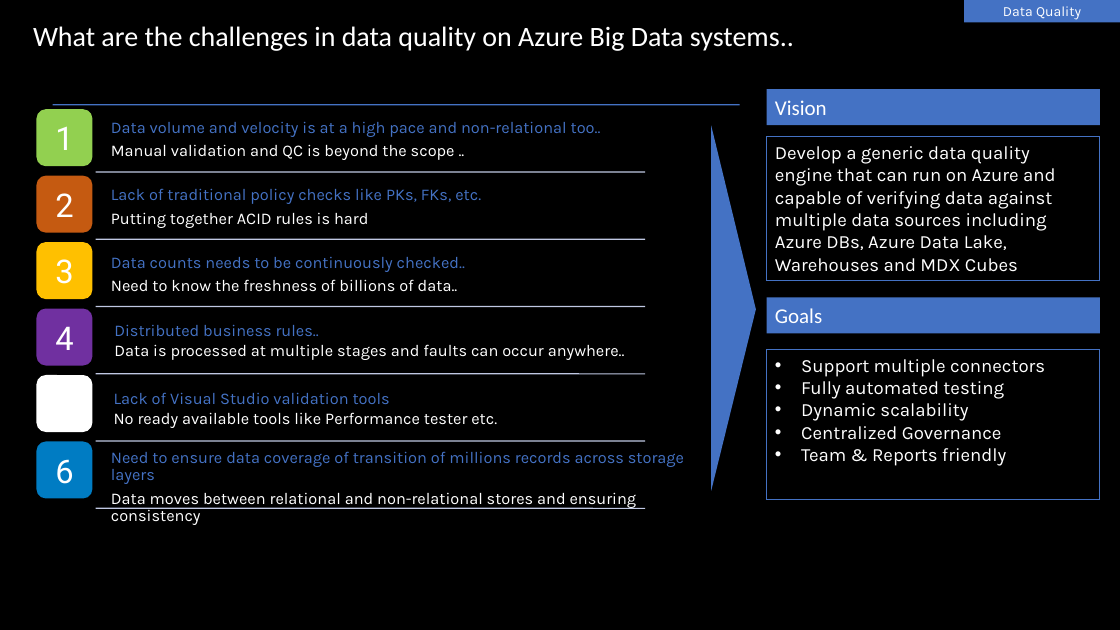
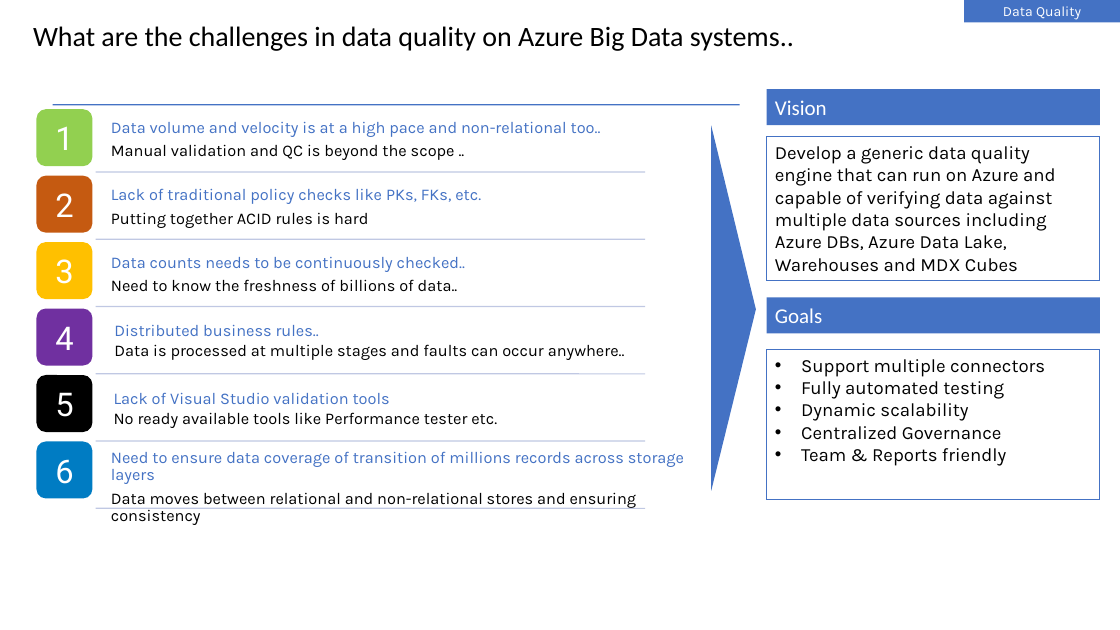
Before and after one commit to nigamsakshi2502/HeroSolutions-Data, a slide deck: slide 14 of Data Series/Day 3/Architectures and Best Practices .pptx (slide 15 before the commit). Drawn at 1120x630 pixels with LibreOffice and Linux fonts; fonts in the diff are those of the drawing. Boxes give left, top, right and bottom in pixels: in the first picture for what was removed or moved away, otherwise in the second. Text is boxed around its words. In the diff, an @@ line names an element or a change of style, - is before the commit and + after.

```diff
--- a/Data Series/Day 3/Architectures and Best Practices .pptx
+++ b/Data Series/Day 3/Architectures and Best Practices .pptx
@@ background #000000 to #FFFFFF @@
@@ text at (111,144,455,160): text colour #FFFFFF to #000000 in "Manual validation and QC is beyond the ..." @@
@@ text colour #FFFFFF to #000000 in 3 elements at (33,26,794,51), (767,350,1101,499), (767,137,1101,281) @@
@@ text at (111,212,368,228): text colour #FFFFFF to #000000 in "Putting together ACID rules is hard" @@
@@ text at (111,279,458,291): text colour #FFFFFF to #000000 in "Need to know the freshness of billions ..." @@
@@ text at (114,344,625,360): text colour #FFFFFF to #000000 in "Data is processed at multiple stages and ..." @@
@@ rounded rectangle "5" at (36,375,92,432): fill #FFFFFF to #000000 @@
@@ text in rounded rectangle at (55,392,73,417): text added @@
+5
@@ text at (114,412,497,428): text colour #FFFFFF to #000000 in "No ready available tools like Performance tester ..." @@
@@ text at (111,492,637,508): text colour #FFFFFF to #000000 in "Data moves between relational and non-relational stores ..." @@
```
Also in this commit, not shown: 19 other slides changed, 1 slide added, 2 slides removed, 7 other files.
